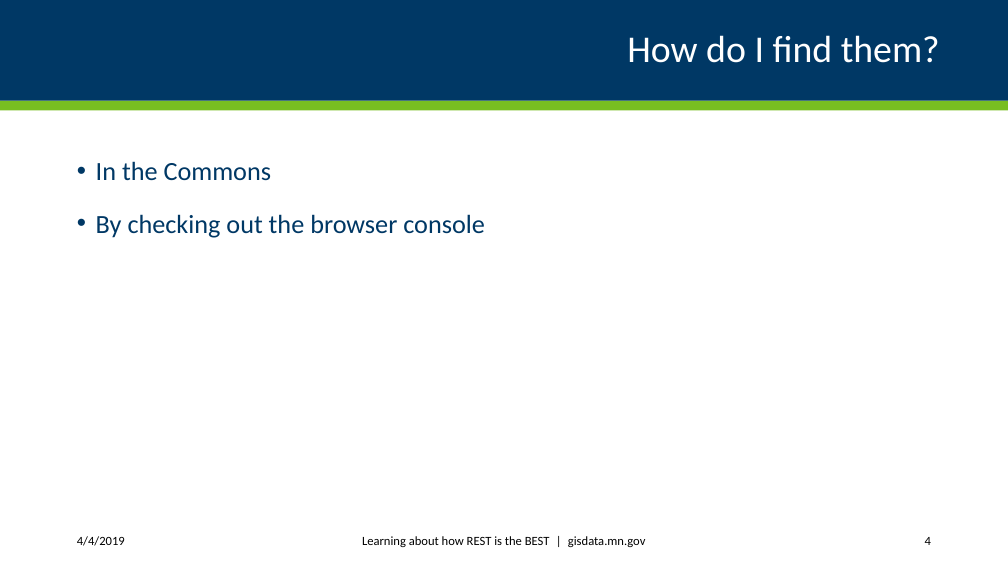
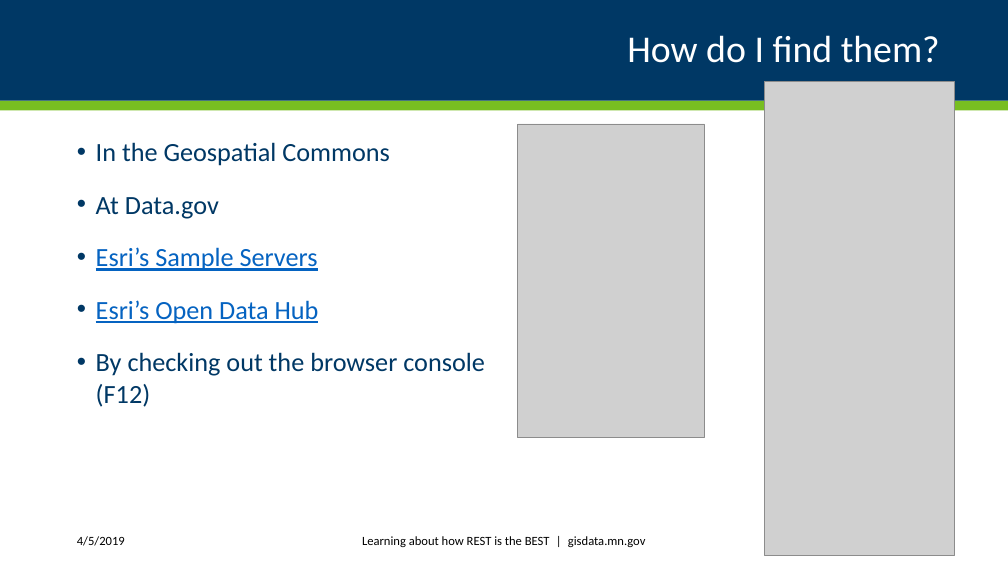
Before and after one commit to mmdolbow/RESTendpts, a slide deck: slide 4 of ppt/REST endpoint tutorial.pptx. Drawn at 1008x567 pixels with LibreOffice and Linux fonts; fonts in the diff are those of the drawing; grey boxes stand for pictures. Boxes give left, top, right and bottom in pixels: in the first picture for what was removed or moved away, otherwise in the second. Text is boxed around its words. In the diff, an @@ line names an element or a change of style, - is before the commit and + after.

Commit message:
update to ppt

```diff
--- a/ppt/REST endpoint tutorial.pptx
+++ b/ppt/REST endpoint tutorial.pptx
@@ picture added at <box>765,82,955,556</box> @@
@@ text at <box>96,142,485,407</box>: text changed @@
-• In the Commons
-• By checking out the browser console
+• In the Geospatial Commons
+• At Data.gov
+• Esri’s Sample Servers
+• Esri’s Open Data Hub
+• By checking out the browser console (F12)
@@ picture added at <box>518,124,705,438</box> @@
@@ text at <box>77,536,125,546</box>: text changed @@
-4/4/2019
+4/5/2019
@@ page number removed at <box>925,537,931,545</box> @@
-4
```
Also in this commit, not shown: 7 other slides changed, 1 slide added.
